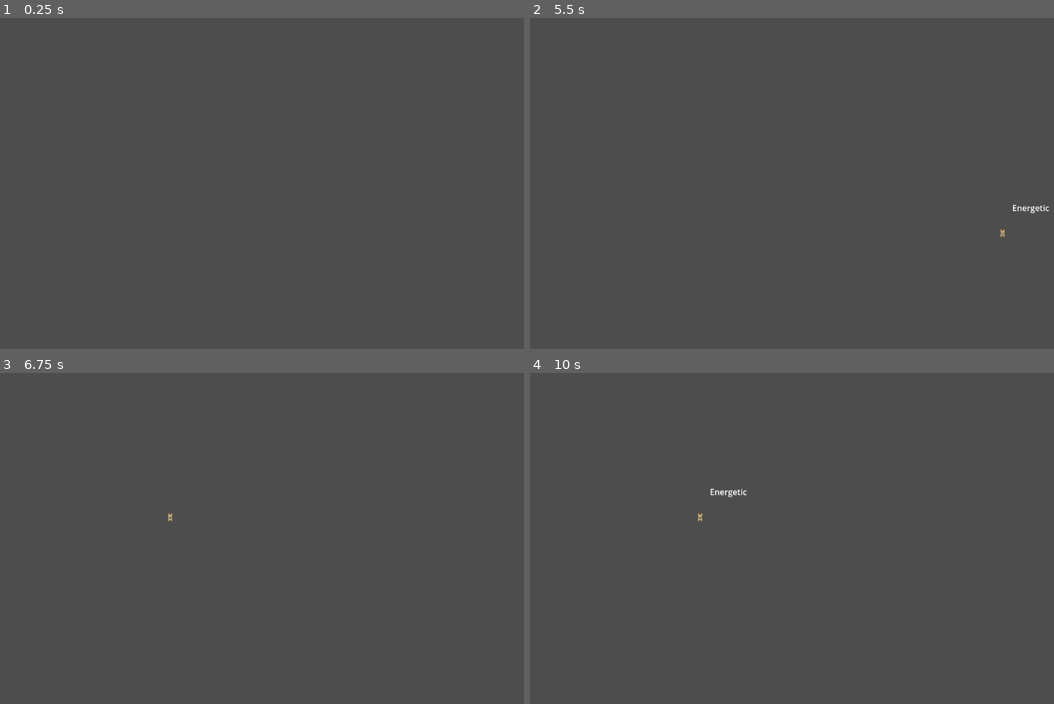
Above: before the commit, frames 1-4 (two rows, left to right).
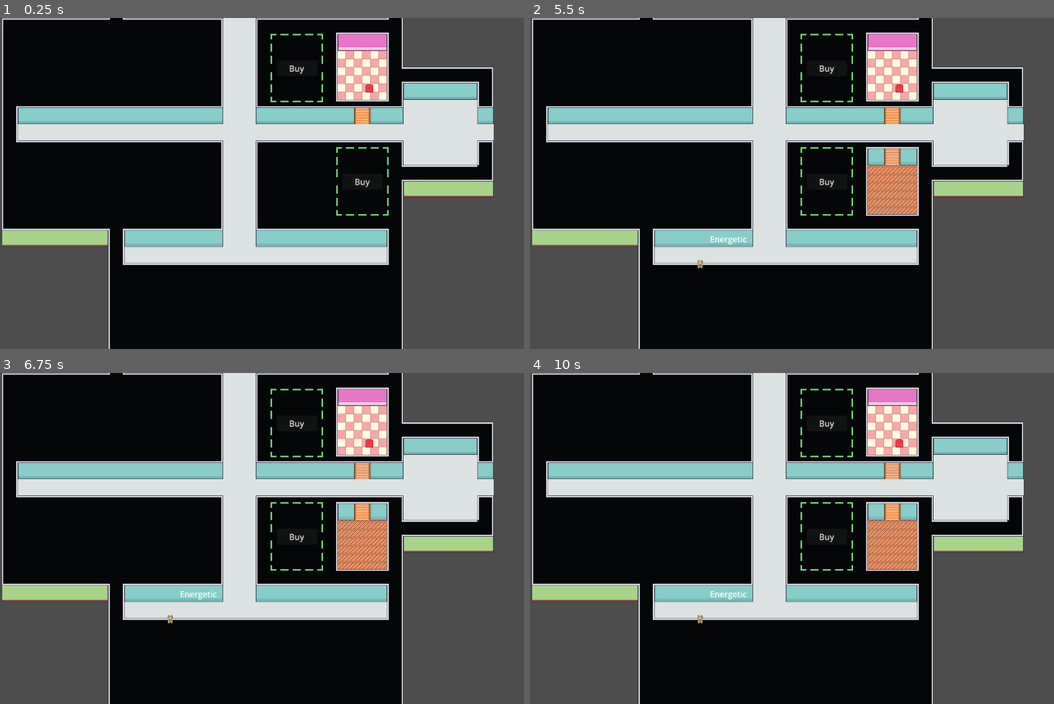
Above: after the commit, the same moments.

Repository: Tausva/DogShelter
Game: Godot game, scene res://scenes/MartiumTest/martium_test_scene.tscn
The game is run twice, just before and just after one commit, with the same random seed, the same clock (stepped at 60 frames per second) and the same inputs.
Inputs (mouse positions are in pixels of both pictures, inside the frame that each line leads up to):
- Up to frame 1 (0.25 s): no input
- Up to frame 2 (5.5 s): click (891, 180) at 0.5 s, where only the run after the commit has a clickable "Buy"; tap Enter at 1.25, 2.75, 4.25 s; move the mouse to (954, 166) at 1.27 s; hold D (Right) 1.28-2 s; click (954, 166) at 1.42 s; tap Space at 2, 3.5, 5 s; drag from (708, 200) to (954, 166) at 2.02 s; move the mouse to (886, 110) at 2.77 s; hold D (Right) 2.78-3.5 s; drag from (797, 249) to (650, 133) at 3.52 s; move the mouse to (1001, 233) at 4.27 s; hold A (Left) 4.28-5 s; drag from (650, 133) to (1001, 233) at 5.02 s
- Up to frame 3 (6.75 s): move the mouse to (324, 538) at 5.77 s; hold S (Down) 5.78-6.5 s; click (324, 538) at 5.92 s; drag from (204, 455) to (178, 555) at 6.52 s
- Up to frame 4 (10 s): move the mouse to (954, 521) at 7.27 s; hold W (Up) 7.28-8 s; drag from (708, 555) to (954, 521) at 8.02 s; move the mouse to (886, 465) at 8.77 s; hold S (Down) 8.78-9.5 s; drag from (797, 604) to (697, 518) at 9.52 s

The runs differ from the first frame. In frame 1, 76% of the frame differs, in the area x 0-95%, y 0-100%; in frame 2, 76%, in the area x 0-100%, y 0-100%; in frame 3, 76%; in frame 4, 76%.

Commit message:
spawn dogs in position

Diff:
--- a/scenes/DogSpawTimer/dog_spawn_timer.gd
+++ b/scenes/DogSpawTimer/dog_spawn_timer.gd
@@ -1,16 +1,50 @@
 extends Node2D
 
-var spawn_offset := 50
-@export var start_x := 150
-@export var start_y := 150
+@export var spawn_positions := [
+	Vector2(200, 350),
+	Vector2(250, 350),
+	Vector2(300, 350),
+	Vector2(350, 350),
+	Vector2(400, 350)
+]
+var dragging_positions := {}
+
 
 func _on_spawn_timer_timeout() -> void:
 	var dog_scene: PackedScene = load("res://scenes/dog/dog.tscn")
 	var dog = dog_scene.instantiate()
-	var rightmost_x = start_x
+
+	var occupied_positions := []
 	for child in $Dogs.get_children():
 		if child is Node2D:
-			rightmost_x = max(rightmost_x, child.position.x)
+			occupied_positions.append(child.position)
 
-	dog.position = Vector2(rightmost_x + spawn_offset, 150)
-	$Dogs.add_child(dog)
+	var free_positions = spawn_positions.filter(func(pos):
+		return not is_position_occupied(pos))
+
+	var drag_component = dog.get_node("DraggableComponent") as DraggableComponent
+
+	drag_component.connect("dragging_started", Callable(self, "_on_dragging_started"))
+	print(free_positions)
+	if free_positions.size() > 0:
+		dog.position = free_positions[0]
+		$Dogs.add_child(dog)
+	else:
+		print("no free space")
+
+
+func is_position_occupied(position: Vector2) -> bool:
+	if position in dragging_positions.values():
+		return true
+	for child in $Dogs.get_children():
+		if child is Node2D and child.position.distance_to(position) < 10:
+			return true
+	return false
+
+
+func _on_dragging_started(is_dragging: bool, dragged_dog: Node2D):
+	if is_dragging:
+		if dragged_dog not in dragging_positions:
+			dragging_positions[dragged_dog] = dragged_dog.position
+	else:
+		dragging_positions.erase(dragged_dog)
--- a/scenes/MartiumTest/martium_test_scene.tscn
+++ b/scenes/MartiumTest/martium_test_scene.tscn
@@ -1,6 +1,7 @@
-[gd_scene load_steps=3 format=3 uid="uid://bwopiytt2dth5"]
+[gd_scene load_steps=4 format=3 uid="uid://bwopiytt2dth5"]
 
 [ext_resource type="PackedScene" uid="uid://cjnhjj8fcmihv" path="res://scenes/cursor/cursor.tscn" id="2_ar4kh"]
+[ext_resource type="PackedScene" uid="uid://c4udinlll0vf8" path="res://scenes/shelter/shelter.tscn" id="3_qnhgq"]
 [ext_resource type="PackedScene" uid="uid://nck7rxri5mp8" path="res://scenes/DogSpawTimer/dog_spawn_timer.tscn" id="3_xsrpf"]
 
 [node name="MartiumTestScene" type="Node2D"]
@@ -9,3 +10,6 @@
 
 [node name="DogSpawnTimer" parent="." instance=ExtResource("3_xsrpf")]
 position = Vector2(132, 132)
+
+[node name="Shelter" parent="." instance=ExtResource("3_qnhgq")]
+position = Vector2(787, 176)
--- a/scenes/components/draggable_component/draggable_component.gd
+++ b/scenes/components/draggable_component/draggable_component.gd
@@ -3,6 +3,11 @@
 var starting_position: Vector2 = Vector2.ZERO
 var current_room: Room
 var half_size: Vector2
+var occupied_position: Vector2
+var is_being_dragged: bool = false
+
+signal position_changed(old_position: Vector2, new_position: Vector2)
+signal dragging_started(is_being_dragged: bool, dragged_dog: Node2D)
 
 
 func _ready() -> void:
@@ -14,7 +19,8 @@
 func drag(new_position: Vector2) -> void:
 	if starting_position == Vector2.ZERO:
 		starting_position = get_parent().global_position
-
+	is_being_dragged = true
+	emit_signal("dragging_started", is_being_dragged, get_parent())
 	get_parent().global_position = new_position
 
 
@@ -24,6 +30,8 @@
 	else:
 		starting_position = Vector2.ZERO
 		_snap_to_room(current_room.get_room_area())
+	is_being_dragged = false
+	emit_signal("dragging_started", is_being_dragged, get_parent())
 
 
 func _snap_to_room(area_to_snap: Area2D) -> void:
--- a/scenes/dog/dog.gd
+++ b/scenes/dog/dog.gd
@@ -25,7 +25,6 @@
 
 
 func _on_area_2d_area_entered(area: Area2D) -> void:
-	print("entered")
 	var line_count = dog_traits.size()
 	var line_height = 25
 	$TraitTextBox.custom_minimum_size.y = line_count
@@ -35,6 +34,5 @@
 
 
 func _on_area_2d_area_exited(area: Area2D) -> void:
-	print("leaved")
 	$TraitTextBox.hide()
 	pass # Replace with function body.
